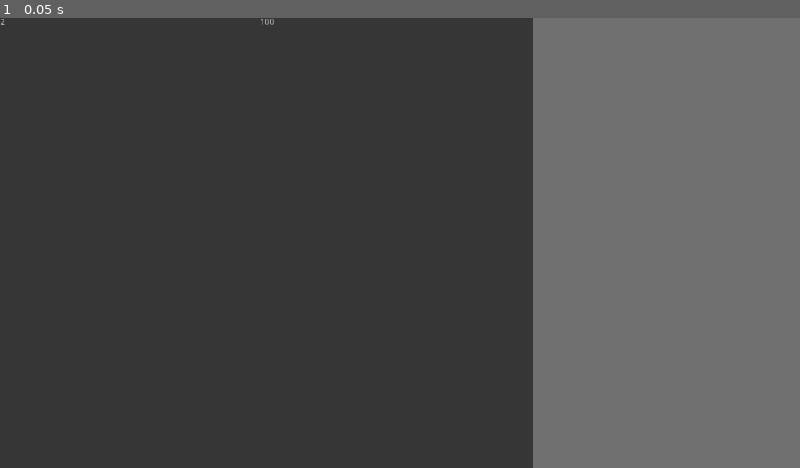
Above: before the commit, frame 1.
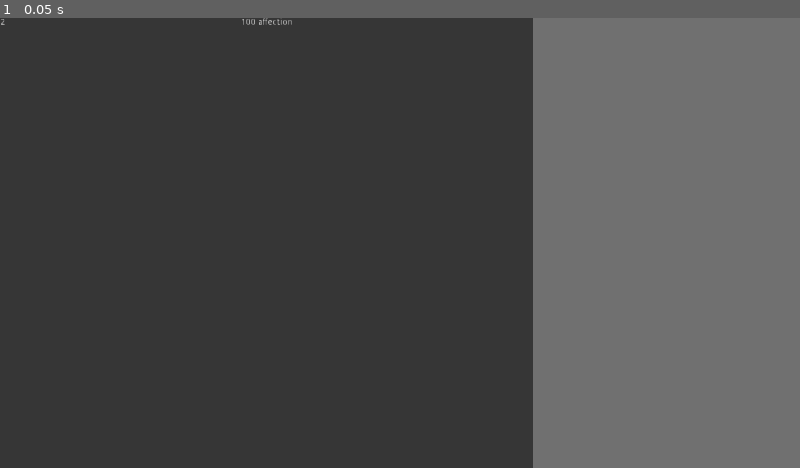
Above: after the commit, the same moment.

Repository: UltraMKF12/Waifu-Clicker
Game: Godot game, scene res://Game.tscn
Same seed, same stepped clock (60 frames per second), same inputs: the game is played once before the commit and once after it.
Inputs:
- Up to frame 1 (0.05 s): no input

The runs differ from the first frame. In frame 1, less than 0.1% of the frame differs, in the area x 30-37%, y 0-2%.

Commit message:
Számláló szöveg

Diff:
--- a/Game.gd
+++ b/Game.gd
@@ -10,3 +10,6 @@
 func _ready():
 	moneytext.text = str(money)
 	keytext.text = str(keys)
+
+func _process(delta):
+	moneytext.text=str(money)
--- a/Game.tscn
+++ b/Game.tscn
@@ -1,6 +1,7 @@
-[gd_scene load_steps=2 format=2]
+[gd_scene load_steps=3 format=2]
 
 [ext_resource path="res://Game.gd" type="Script" id=1]
+[ext_resource path="res://Moneytext.gd" type="Script" id=2]
 
 [node name="Game" type="Node"]
 script = ExtResource( 1 )
@@ -37,6 +38,7 @@
 text = "Money Counter"
 align = 1
 valign = 1
+script = ExtResource( 2 )
 
 [node name="Keytext" type="Label" parent="Screen/HBoxContainer/CharacterPart"]
 margin_right = 97.0
--- /dev/null
+++ b/Moneytext.gd
@@ -0,0 +1,24 @@
+extends Label
+
+var exponent=[3,6,9,12,15]
+var vegek=["k","mil","bil","tril","quad"]
+var vegek_hosszu=["Thousand","Million","Trillion","Quadrillion"]
+var mert_egys="affection"
+##TODO: lecserélni ezt egy fordítható objektumra
+
+# Called when the node enters the scene tree for the first time.
+func _ready():
+	pass # Replace with function body.
+
+
+# Called every frame. 'delta' is the elapsed time since the previous frame.
+func _process(d):
+	var tmp=int(self.text)
+	var glonch=-1
+	for e in exponent:
+		if pow(10,e)<tmp:
+			glonch=exponent.find(e)
+	if glonch==-1:
+		self.text= str(tmp)+" "+mert_egys
+	else:
+		self.text=str(tmp) + " " +vegek[glonch]+" " +mert_egys
